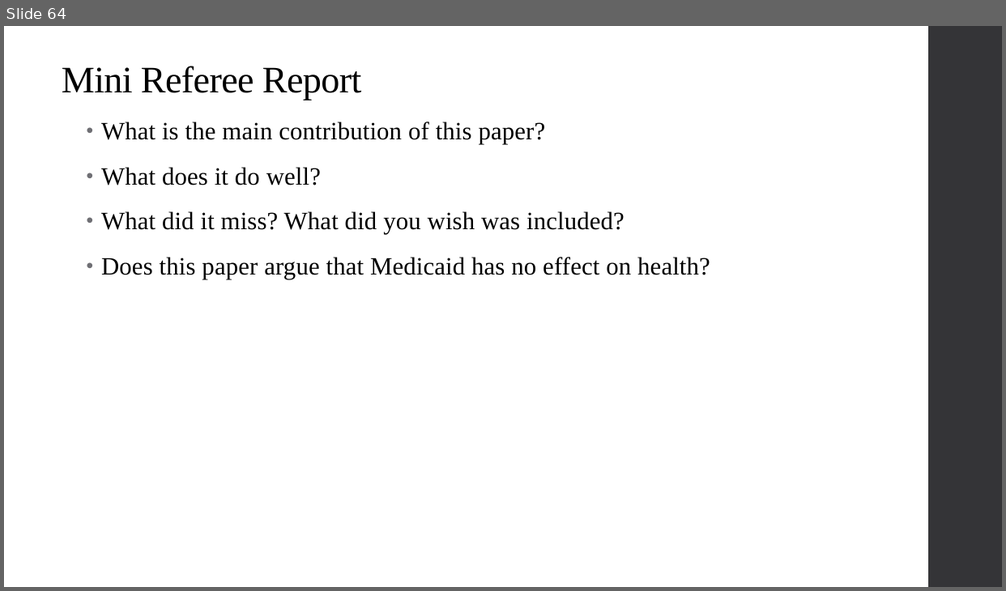
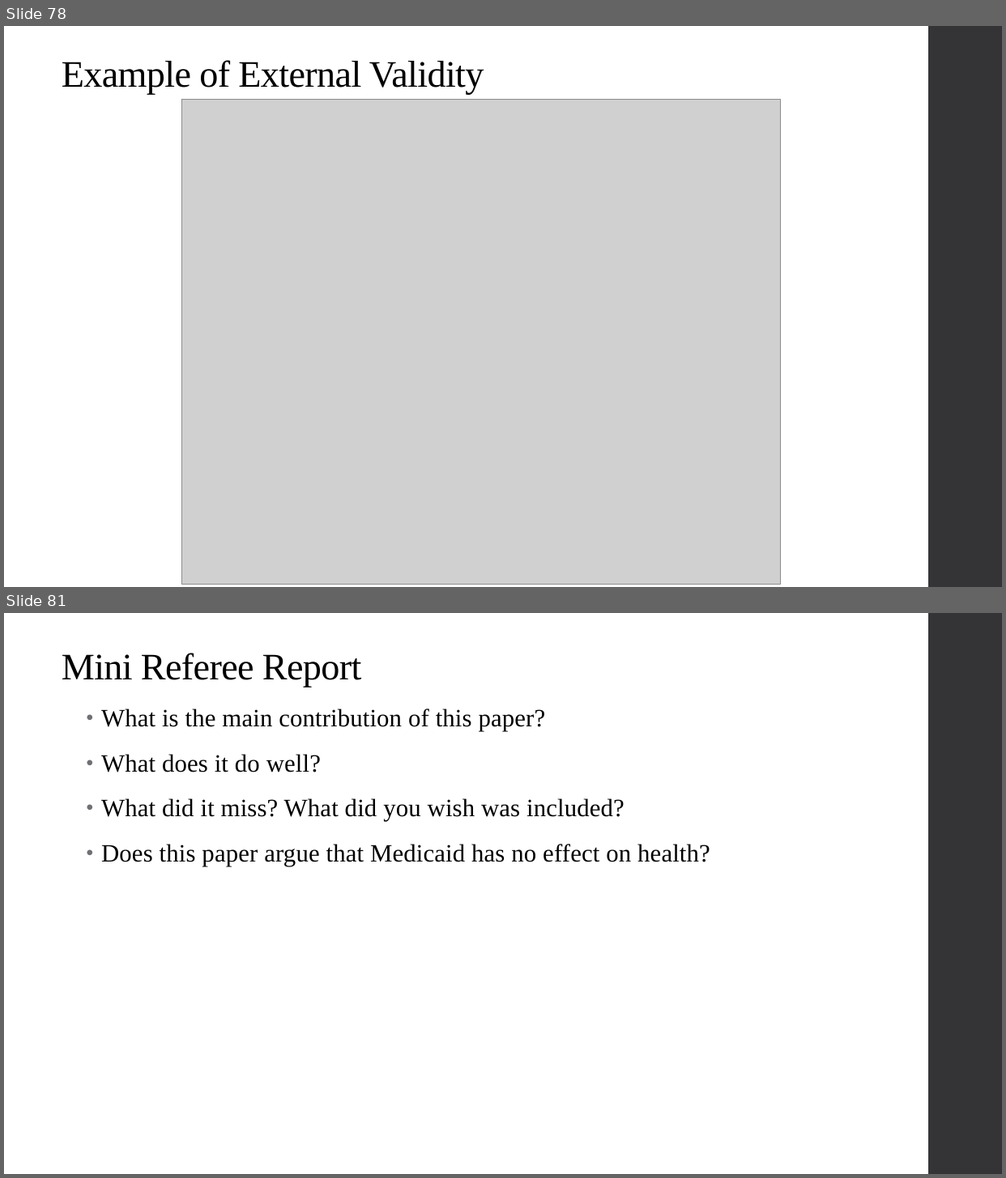
Before and after one commit to alex-hoagland/HAD5744, a slide deck: Lecture04_MultivariateOLS2/Lecture4_MultivariateOLS2.pptx. Shown one above the other, each under a label of ours: slide 64 before the commit, slides 78 and 81 after it; the slides between them are not shown. The pictures are 1006x591 and 1006x1178 pixels, drawn with LibreOffice and Linux fonts; fonts in the diff are those of the drawing; grey boxes stand for pictures. Boxes give left, top, right and bottom in pixels: in the first picture for what was removed or moved away, otherwise in the second. Text is boxed around its words. In the diff, an @@ line names an element or a change of style, - is before the commit and + after.

```diff
--- a/Lecture04_MultivariateOLS2/Lecture4_MultivariateOLS2.pptx
+++ b/Lecture04_MultivariateOLS2/Lecture4_MultivariateOLS2.pptx
@@ slide 78 added at <box>4,26,1002,587</box>, background #FFFFFF; not listed: 1 template element that a slide beside it also shows @@
@@ title added at <box>62,60,484,95</box>, 36 pt, text #000000 @@
+Example of External Validity
@@ picture added at <box>182,100,781,584</box> @@
@@ what was slide 64 is now slide 81 @@
```
Also in this commit, not shown: 6 slides changed, 16 other slides added, 3 other files.
